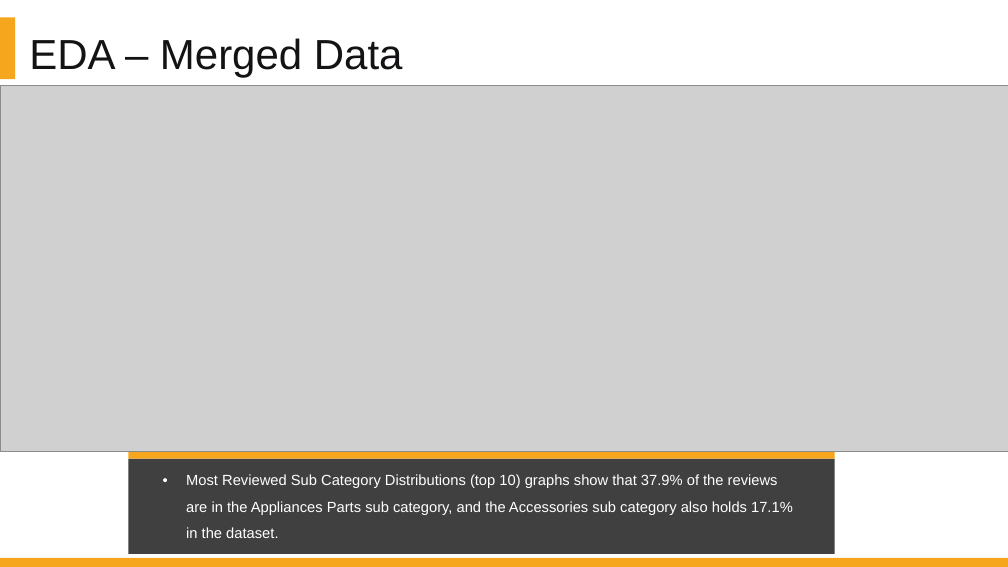
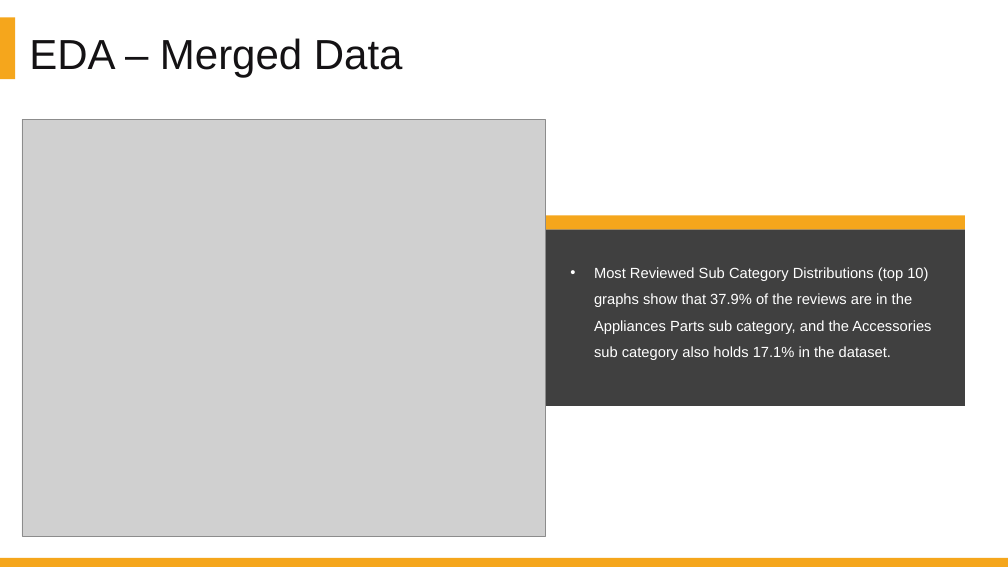
Before and after one commit to DATA-606-SPRING-2022/Jin_DATA606, a slide deck: slide 27 of presentation/Project_Presentation_EDA_v1.1.pptx (slide 26 before the commit). Drawn at 1008x567 pixels with LibreOffice and Linux fonts; fonts in the diff are those of the drawing; grey boxes stand for pictures. Boxes give left, top, right and bottom in pixels: in the first picture for what was removed or moved away, otherwise in the second. Text is boxed around its words. In the diff, an @@ line names an element or a change of style, - is before the commit and + after.

```diff
--- a/presentation/Project_Presentation_EDA_v1.1.pptx
+++ b/presentation/Project_Presentation_EDA_v1.1.pptx
@@ picture removed at (0,85,1008,451) @@
@@ picture added at (22,119,545,536) @@
@@ rectangle: place and size @@
-rectangle at (129,451,835,459)
+rectangle at (545,216,965,230)
@@ rectangle: place and size @@
-rectangle at (129,459,835,554)
+rectangle at (545,229,965,406)
@@ text "Most Reviewed Sub Category Distributions ..." rewrapped from (186,474,793,538) to (594,267,931,360) @@
```
Also in this commit, not shown: 3 other slides changed, 1 slide added, 7 other files.
